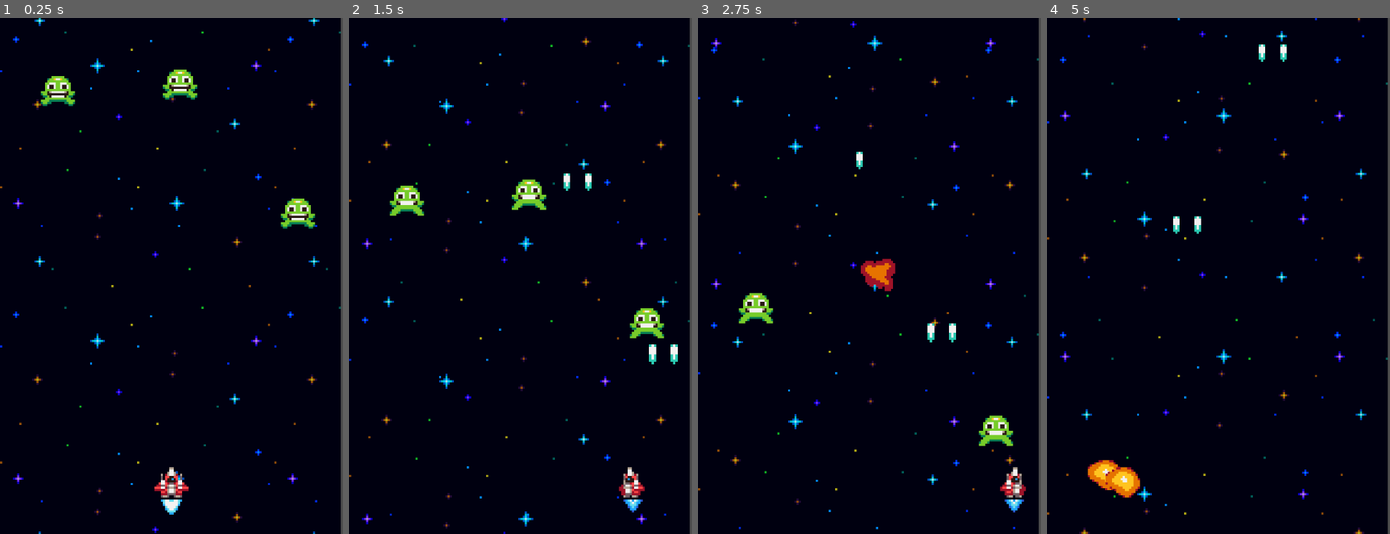
Above: before the commit, frames 1-4 (left to right).
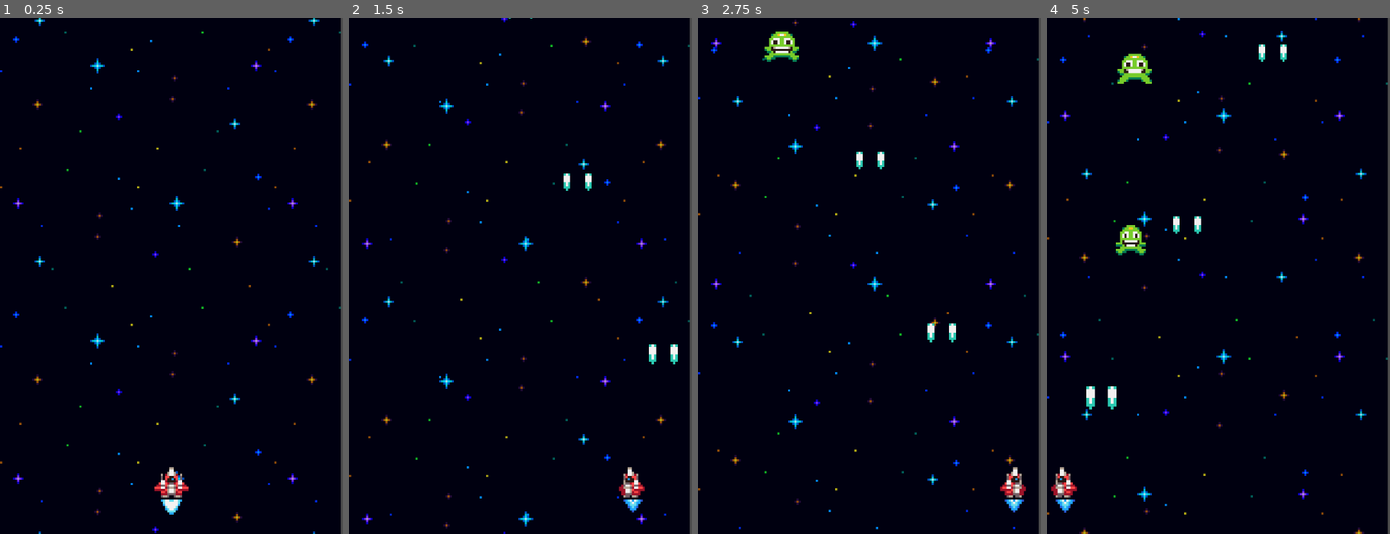
Above: after the commit, the same moments.

Repository: danielserrano00/galaxy-defiance-tutorial
Game: Godot game, scene res://world.tscn
Same seed, same stepped clock (60 frames per second), same inputs: the game is played once before the commit and once after it.
Inputs:
- Up to frame 1 (0.25 s): no input
- Up to frame 2 (1.5 s): hold Right (ui_right) 0.53-1.28 s; hold Left (ui_left) from 1.28 s (still down)
- Up to frame 3 (2.75 s): release Left (ui_left) at 2.03 s; hold Right (ui_right) from 2.03 s (still down)
- Up to frame 4 (5 s): release Right (ui_right) at 3.53 s; hold Left (ui_left) from 3.53 s (still down)

The runs differ from the first frame. In frame 1, 1.3% of the frame differs, in the area x 11-92%, y 10-41%; in frame 2, 1.3%; in frame 3, 1.9%; in frame 4, 2.1%, in the area x 1-31%, y 6-96%.

Commit message:
Added enemy generator

Diff:
--- /dev/null
+++ b/enemies/enemy_generator.gd
@@ -0,0 +1,17 @@
+extends Node2D
+
+@export var GreenEnemyScene: PackedScene
+
+var margin = 8
+var screen_edge = ProjectSettings.get_setting("display/window/size/viewport_width")
+
+@onready var spawner_component: SpawnerComponent = $SpawnerComponent as SpawnerComponent
+@onready var green_enemy_spawn_timer: Timer = $GreenEnemySpawnTimer as Timer
+
+func _ready() -> void:
+	green_enemy_spawn_timer.timeout.connect(handle_spawn.bind(GreenEnemyScene, green_enemy_spawn_timer))
+
+func handle_spawn(enemy_scene: PackedScene, timer: Timer) -> void:
+	spawner_component.scene = enemy_scene
+	spawner_component.spawn(Vector2(randf_range(margin, screen_edge - margin), -16))
+	timer.start()
--- /dev/null
+++ b/enemies/enemy_generator.tscn
@@ -0,0 +1,18 @@
+[gd_scene format=3 uid="uid://fayjh4dnmmbs"]
+
+[ext_resource type="Script" uid="uid://c483bemxbfvve" path="res://enemies/enemy_generator.gd" id="1_k80ol"]
+[ext_resource type="Script" uid="uid://cq2q0qicqt7b0" path="res://components/spawner_component.gd" id="2_d5nw7"]
+[ext_resource type="PackedScene" uid="uid://dyp7lbd2twu2e" path="res://enemies/green_enemy.tscn" id="2_m4hnj"]
+
+[node name="EnemyGenerator" type="Node2D" unique_id=708737730]
+script = ExtResource("1_k80ol")
+GreenEnemyScene = ExtResource("2_m4hnj")
+
+[node name="SpawnerComponent" type="Node2D" parent="." unique_id=2067375656]
+script = ExtResource("2_d5nw7")
+metadata/_custom_type_script = "uid://cq2q0qicqt7b0"
+
+[node name="GreenEnemySpawnTimer" type="Timer" parent="." unique_id=1311949390]
+wait_time = 2.0
+one_shot = true
+autostart = true
--- a/world.tscn
+++ b/world.tscn
@@ -2,7 +2,7 @@
 
 [ext_resource type="PackedScene" uid="uid://c5jdv64t41asm" path="res://player_ship/ship.tscn" id="1_f3sb7"]
 [ext_resource type="PackedScene" uid="uid://dmi3urwbsfnkx" path="res://effects/space_background.tscn" id="2_fj7yv"]
-[ext_resource type="PackedScene" uid="uid://dyp7lbd2twu2e" path="res://enemies/green_enemy.tscn" id="3_tlwt5"]
+[ext_resource type="PackedScene" uid="uid://fayjh4dnmmbs" path="res://enemies/enemy_generator.tscn" id="3_tlwt5"]
 
 [node name="World" type="Node2D" unique_id=1147377760]
 
@@ -11,11 +11,4 @@
 
 [node name="SpaceBackground" parent="." unique_id=987286987 instance=ExtResource("2_fj7yv")]
 
-[node name="GreenEnemy" parent="." unique_id=480584597 instance=ExtResource("3_tlwt5")]
-position = Vector2(27, 24)
-
-[node name="GreenEnemy2" parent="." unique_id=716524932 instance=ExtResource("3_tlwt5")]
-position = Vector2(139, 81)
-
-[node name="GreenEnemy3" parent="." unique_id=1543802647 instance=ExtResource("3_tlwt5")]
-position = Vector2(84, 21)
+[node name="EnemyGenerator" parent="." unique_id=708737730 instance=ExtResource("3_tlwt5")]
Not shown, added: enemies/enemy_generator.gd.uid
